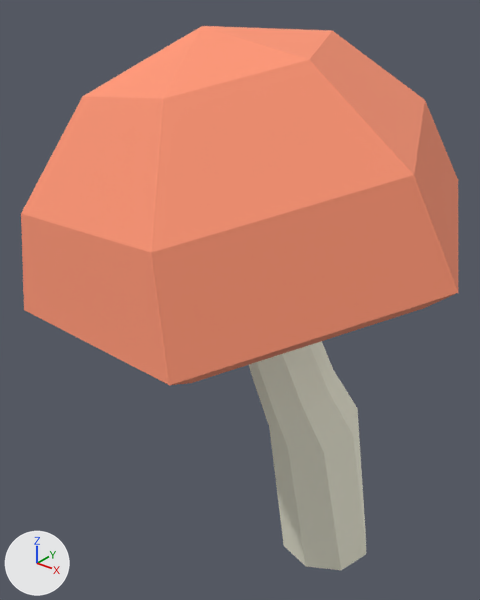
A saved change to the FBX model Assets/Low Poly Simple Urban City 3D Asset Pack/Models/NadavProps/Mushroom2.fbx.
Rendered twice from a camera (50 mm lens) standing at (1.83, -2.1, 2.22) and looking at (0.0, 0.19, 0.8). Every picture has the same lights, and +X, +Y and +Z are marked at lower left. Where no turn or scale is listed for an object, it has been applied to the vertices.

Names of what the first picture shows: 'Mushroom2'.
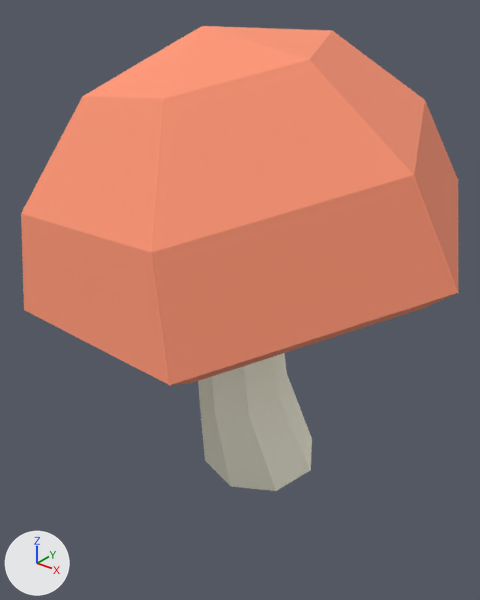
Changed parts and their boxes (x1, y1, x2, y2) in the pictures (480 x 600 px):
'Mushroom2', reshaped (14% shorter): before (21, 26, 458, 570); after (21, 26, 458, 491)
part 1 of me_mesh, cut back: before (249, 341, 366, 570); after (198, 353, 312, 491)

Diff of the bpy script that builds the scene:
```diff
--- a/Assets/Low Poly Simple Urban City 3D Asset Pack/Models/NadavProps/Mushroom2.fbx.py
+++ b/Assets/Low Poly Simple Urban City 3D Asset Pack/Models/NadavProps/Mushroom2.fbx.py
@@ me_mesh @@
 # used by ob_mushroom2; location = (0.0, 0.0, 0.0)
-me_mesh.from_pydata(...)  # 66 vertices, 76 faces; spans x -0.72..1.17, y -0.9..1.16, z -1.26..2.06
+me_mesh.from_pydata(...)  # 58 vertices, 68 faces; spans x -0.72..1.17, y -0.9..0.85, z -0.03..2.06
+# me_mesh part 1
+# 9 vertices are removed from x -0.13..0.49, y 0.61..1.16, z -1.26..-1.14
+# 16 faces are deleted
+# 6 vertices in x -0.01..0.25, y -0.12..0.13, z 1.29..1.33 move by (0.0, -0.07, 0.31)
+# 3 vertices in x 0.11..0.39, y 0.18..0.51, z 0.35..0.44 move by (0.0, -0.42, 0.19)
+# 3 vertices in x 0.05..0.25, y 0.12..0.45, z 0.34..0.43 move by (0.0, -0.42, 0.18)
+# 13 vertices move from x 0.02..0.53, y -0.15..0.71, z 0.0..1.32 to x -0.13..0.5, y -0.22..0.39, z -0.03..1.62
+# 1 vertex is added at (0.21, 0.12, 0.02)
+# 8 new faces join them
 me_mesh.materials.append(mat_colorrange)
```
